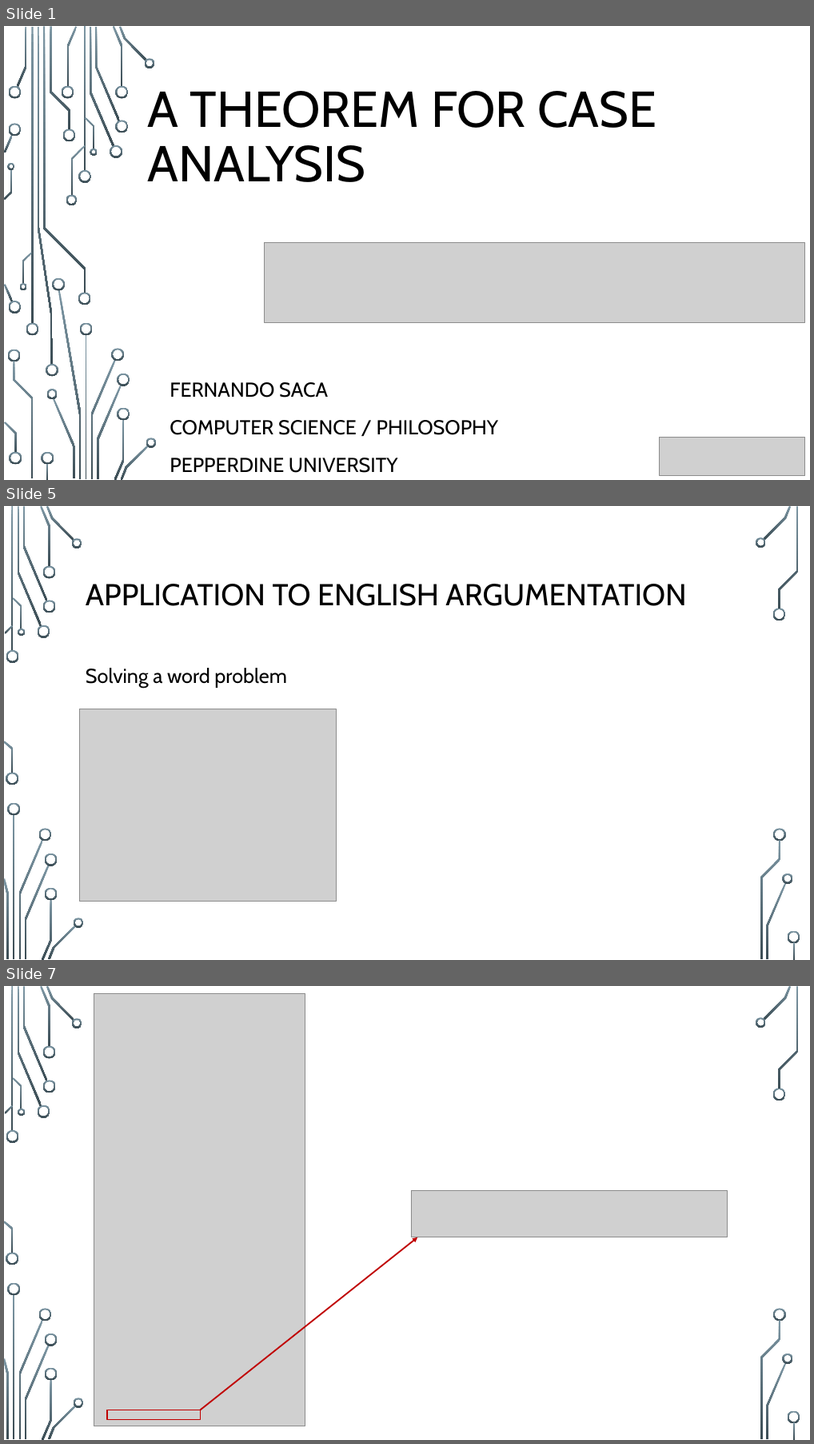
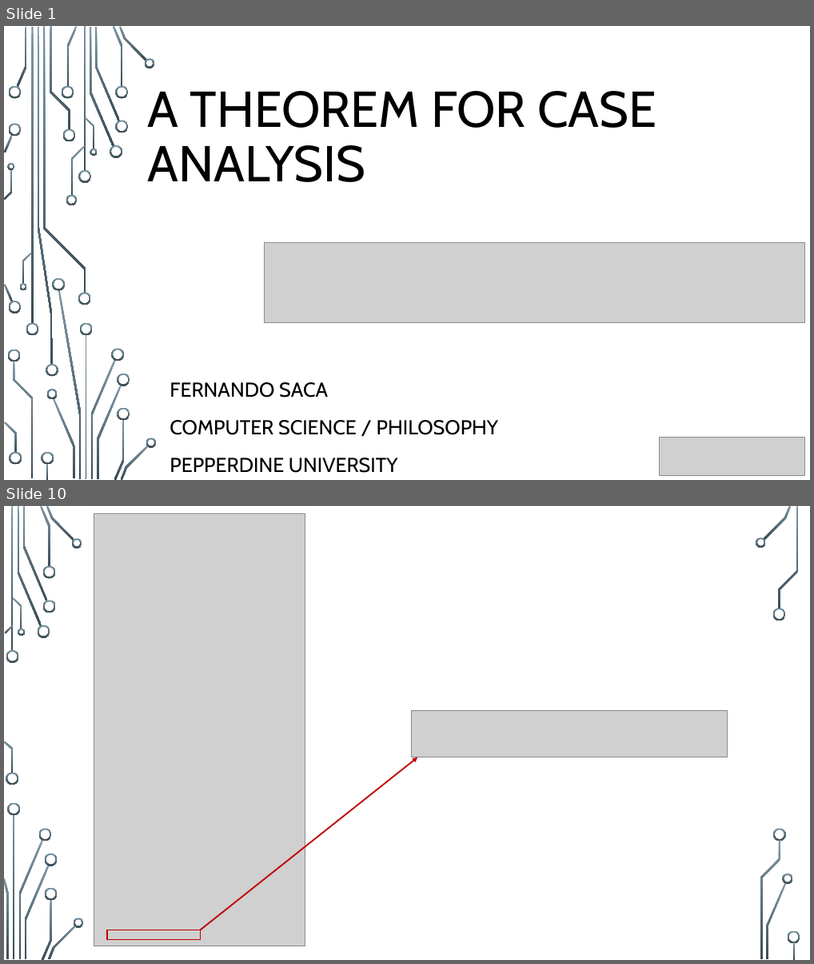
Before and after one commit to StanWarford/case-analysis, a slide deck: SCCUR-slides.pptx. Shown one above the other, each under a label of ours: slides 1, 5 and 7 before the commit, slides 1 and 10 after it; the slides between them are not shown. The pictures are 814x1444 and 814x964 pixels, drawn with LibreOffice and Linux fonts; fonts in the diff are those of the drawing; grey boxes stand for pictures; background and template pictures are left out. Boxes give left, top, right and bottom in pixels: in the first picture for what was removed or moved away, otherwise in the second. Text is boxed around its words. In the diff, an @@ line names an element or a change of style, - is before the commit and + after.

```diff
--- a/SCCUR-slides.pptx
+++ b/SCCUR-slides.pptx
@@ slide 5 removed at box(4, 506, 810, 960), background picture (left out); not listed: 36 template elements that a slide beside it also shows @@
@@ title removed at box(86, 584, 686, 606) @@
-APPLICATION TO ENGLISH ARGUMENTATION
@@ text removed at box(86, 668, 286, 688) @@
-Solving a word problem
@@ picture removed at box(80, 708, 336, 901) @@
@@ what was slide 7 is now slide 10 @@
```
Also in this commit, not shown: 5 slides changed, 4 slides added.
